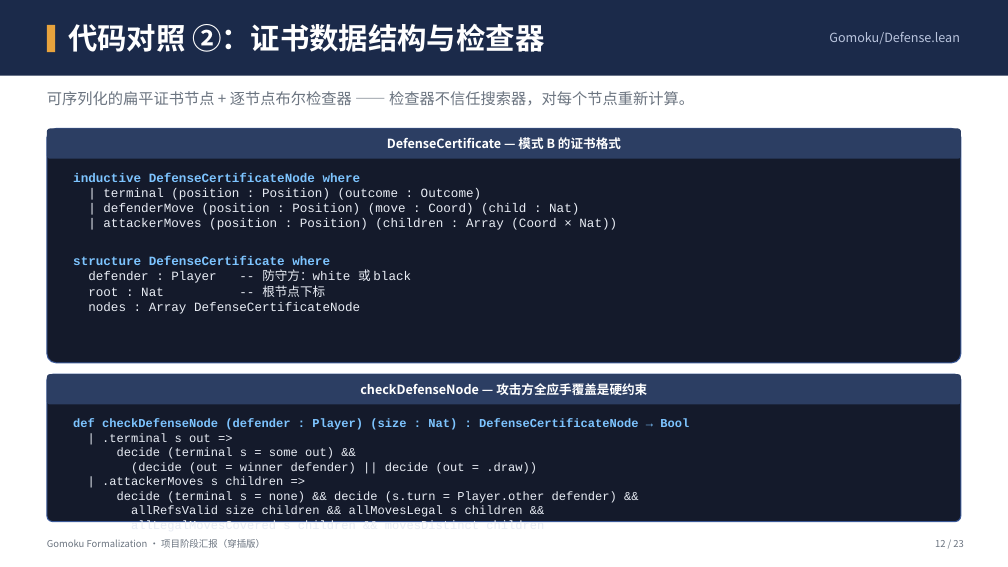
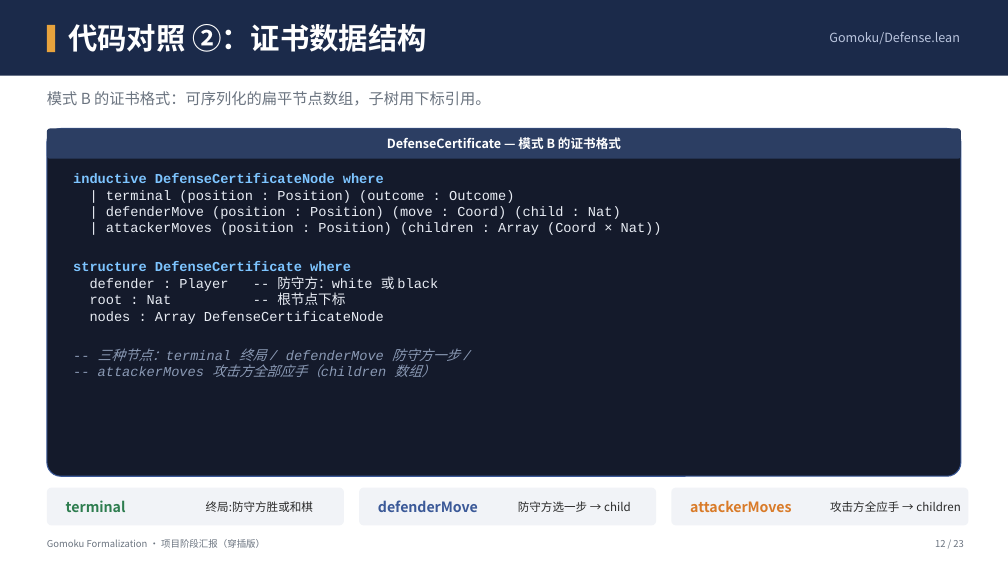
Before and after one commit to 123tg/GomokuFormalization, a slide deck: slide 13 of 五子棋项目阶段汇报_穿插版.pptx. Drawn at 1008x567 pixels with LibreOffice and Linux fonts; fonts in the diff are those of the drawing. Boxes give left, top, right and bottom in pixels: in the first picture for what was removed or moved away, otherwise in the second. Text is boxed around its words. In the diff, an @@ line names an element or a change of style, - is before the commit and + after.

Commit message:
docs: simplify code pages in interleaved PPT — remove checker/native_decide internals, keep certificate structure and theorem combination

```diff
--- a/五子棋项目阶段汇报_穿插版.pptx
+++ b/五子棋项目阶段汇报_穿插版.pptx
@@ text at (68,24,427,52): text changed @@
-代码对照 ②：证书数据结构与检查器
+代码对照 ②：证书数据结构
@@ text at (47,91,490,106): text changed @@
-可序列化的扁平证书节点 + 逐节点布尔检查器 —— 检查器不信任搜索器，对每个节点重新计算。
+模式 B 的证书格式：可序列化的扁平节点数组，子树用下标引用。
@@ rounded rectangle: place and size @@
-rounded rectangle at (47,129,961,363)
+rounded rectangle at (47,129,961,476)
@@ text at (73,173,662,324): size 12 to 13 pt in "inductive DefenseCertificateNode where", "| terminal (position : Position) (outcome : ...", "| defenderMove (position : Position) (move : ...", "| attackerMoves (position : Position) (children : ..." and 4 more places @@
@@ text at (98,348,460,377): paragraphs added @@
+-- 三种节点：terminal 终局 / defenderMove 防守方一步 /
+-- attackerMoves 攻击方全部应手（children 数组）
@@ rounded rectangle removed at (47,374,961,522) @@
@@ rounded rectangle removed at (47,374,961,405) @@
-checkDefenseNode — 攻击方全应手覆盖是硬约束
@@ text removed at (73,419,689,522) @@
-def checkDefenseNode (defender : Player) (size : Nat) : DefenseCertificateNode → Bool
-| .terminal s out =>
-decide (terminal s = some out) &&
-(decide (out = winner defender) || decide (out = .draw))
-| .attackerMoves s children =>
-decide (terminal s = none) && decide (s.turn = Player.other defender) &&
-allRefsValid size children && allMovesLegal s children &&
-allLegalMovesCovered s children && movesDistinct children
@@ rounded rectangle added at (47,488,344,526), fill #F1F3F7 @@
@@ text added at (66,500,126,512), 13.5 pt, text #2E7D4F, bold @@
+terminal
@@ text added at (206,501,313,512), 11 pt, text #2B2B2B @@
+终局:防守方胜或和棋
@@ rounded rectangle added at (359,488,656,526), fill #F1F3F7 @@
@@ text added at (378,500,478,512), 13.5 pt, text #3B5998, bold @@
+defenderMove
@@ text added at (518,501,631,512), 11 pt, text #2B2B2B @@
+防守方选一步 → child
@@ rounded rectangle added at (671,488,969,526), fill #F1F3F7 @@
@@ text added at (690,500,791,512), 13.5 pt, text #D97B29, bold @@
+attackerMoves
@@ text added at (830,501,960,512), 11 pt, text #2B2B2B @@
+攻击方全应手 → children
```
Also in this commit, not shown: 2 other slides changed, 1 other file.
